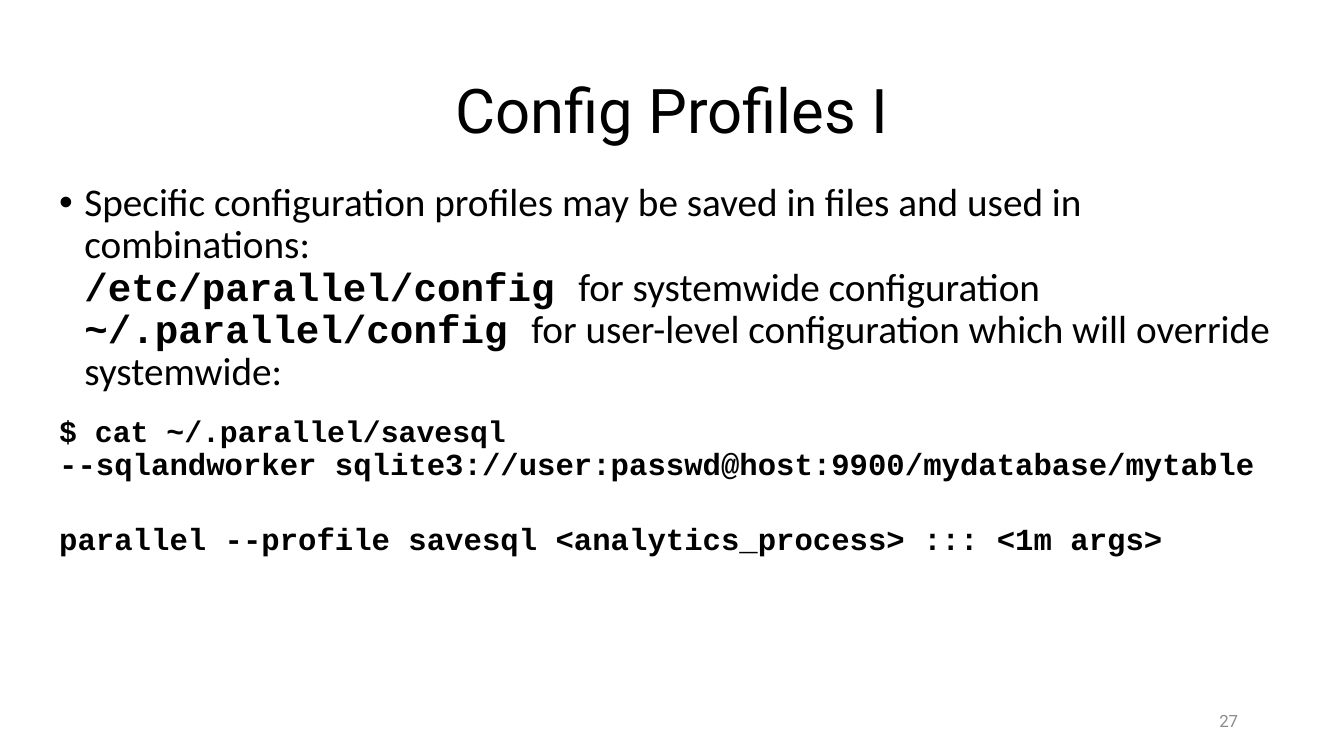
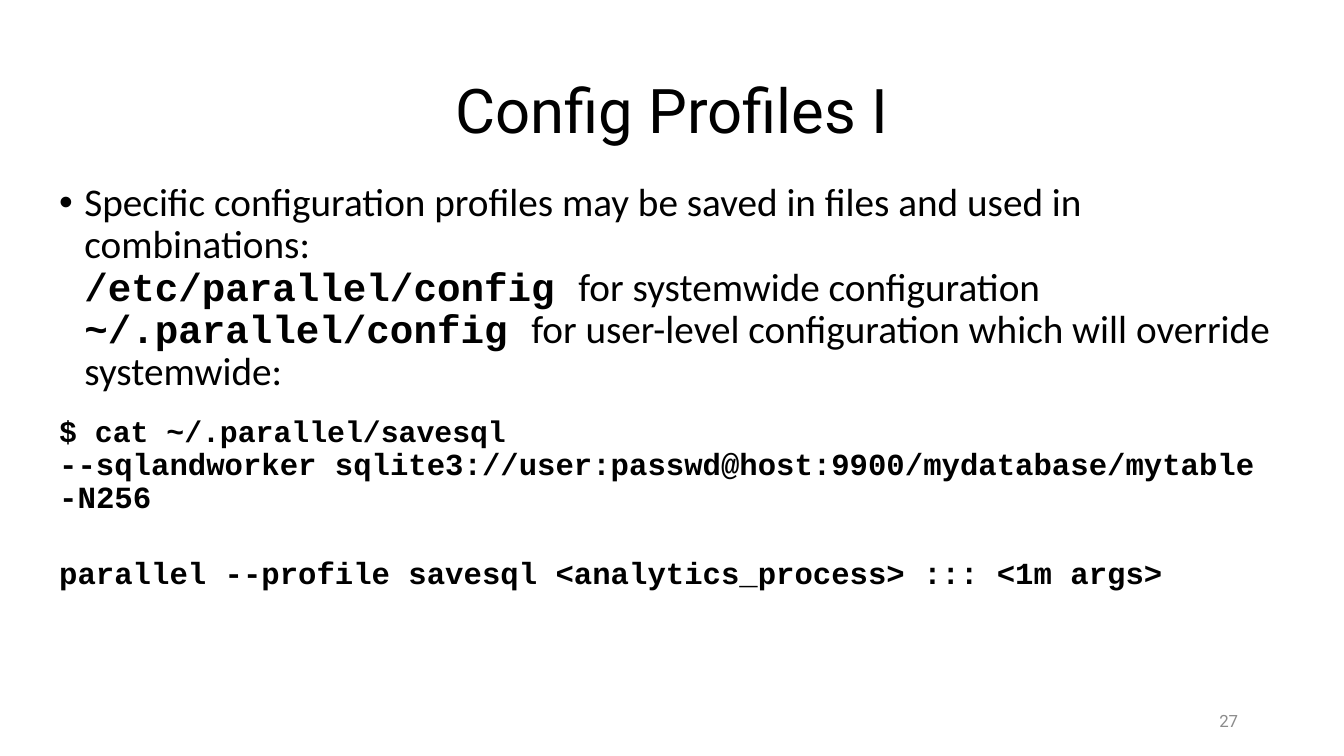
Before and after one commit to ketancmaheshwari/escience23tut, a slide deck: slide 27 of gnu-parallel-tutorial.pptx. Drawn at 1344x756 pixels with LibreOffice and Linux fonts; fonts in the diff are those of the drawing. Boxes give left, top, right and bottom in pixels: in the first picture for what was removed or moved away, otherwise in the second. Text is boxed around its words. In the diff, an @@ line names an element or a change of style, - is before the commit and + after.

```diff
--- a/gnu-parallel-tutorial.pptx
+++ b/gnu-parallel-tutorial.pptx
@@ text at (x1=59, y1=421, x2=1254, y2=591): text changed @@
-$ cat ~/.parallel/savesql
---sqlandworker sqlite3://user:passwd@host:9900/mydatabase/mytable
-parallel --profile savesql <analytics_process> ::: <1m args>
+$ cat ~/.parallel/savesql
+--sqlandworker sqlite3://user:passwd@host:9900/mydatabase/mytable
+-N256
+parallel --profile savesql <analytics_process> ::: <1m args>
```
Also in this commit, not shown: 27 other slides changed, 1 other file.
